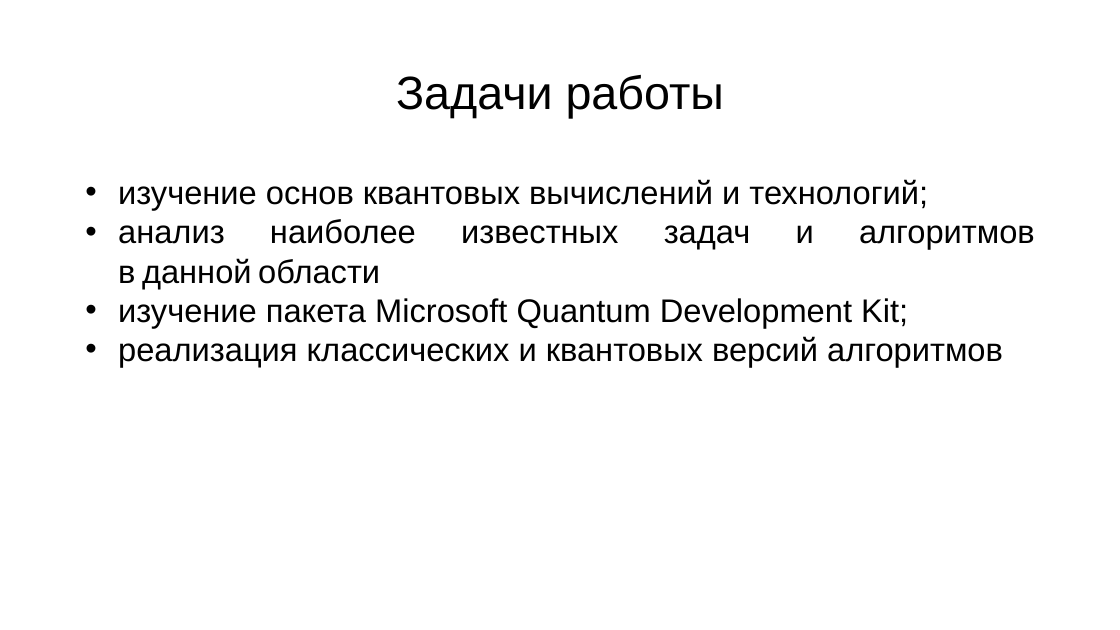
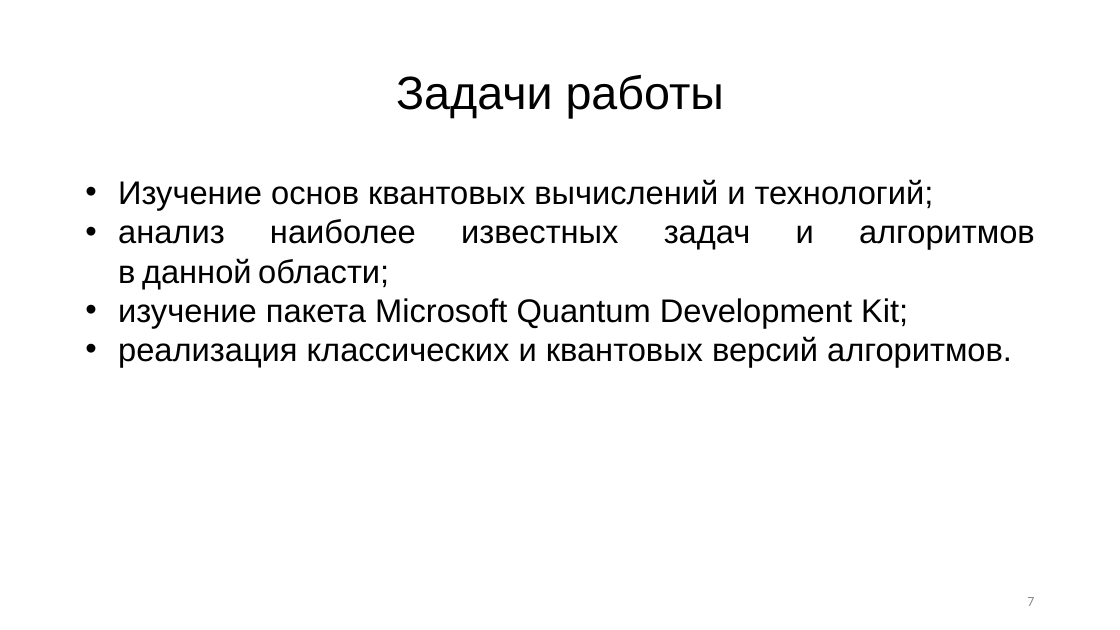
Before and after one commit to R0manych/Diploma2019, a slide deck: slide 7 of Черниговских 2к 14гр.pptx. Drawn at 1120x630 pixels with LibreOffice and Linux fonts; fonts in the diff are those of the drawing. Boxes give left, top, right and bottom in pixels: in the first picture for what was removed or moved away, otherwise in the second. Text is boxed around its words. In the diff, an @@ line names an element or a change of style, - is before the commit and + after.

```diff
--- a/Черниговских 2к 14гр.pptx
+++ b/Черниговских 2к 14гр.pptx
@@ text at <box>118,179,1035,288</box>: text changed @@
-• изучение основ квантовых вычислений и технологий;
-• анализ наиболее известных задач и алгоритмов в данной области
+• Изучение основ квантовых вычислений и технологий;
+• анализ наиболее известных задач и алгоритмов в данной области;
@@ text at <box>118,336,1012,367</box>: text changed @@
-• реализация классических и квантовых версий алгоритмов
+• реализация классических и квантовых версий алгоритмов.
@@ page number added at <box>1027,597,1034,606</box>, 12 pt, text #8C8C8C @@
+7
```
Also in this commit, not shown: 16 other slides changed, 1 slide added, 1 slide removed.
